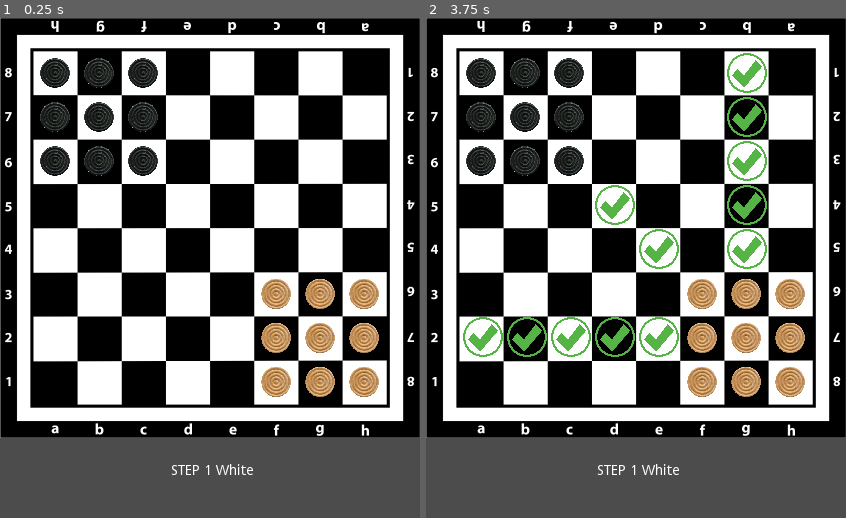
Above: before the commit, frames 1-2 (left to right).
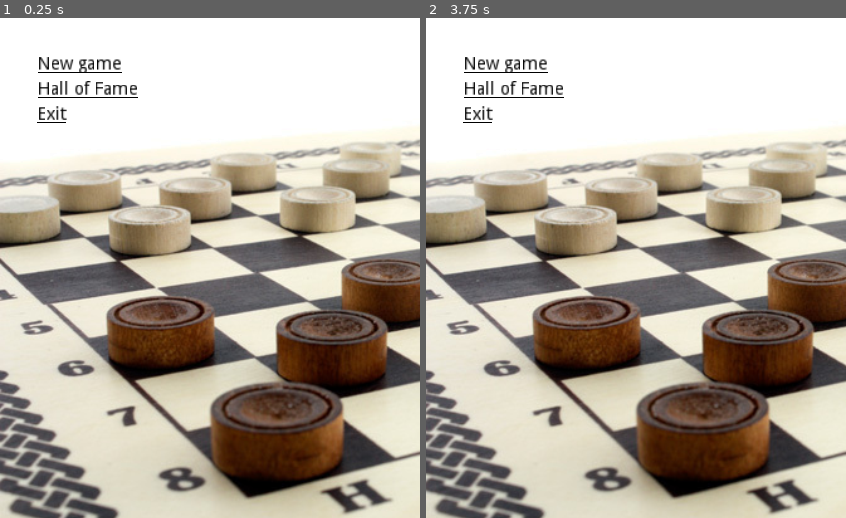
Above: after the commit, the same moments.

Repository: kak-6bl-He-Tak/corners
Game: Godot game, scene res://menu.tscn
Two runs of this game, one before a commit and one after it. Both use one fixed random seed, a clock stepped at 60 frames per second and the inputs below. Before the commit the project starts from res://test.tscn.
Inputs (mouse positions are in pixels of both pictures, inside the frame that each line leads up to):
- Up to frame 1 (0.25 s): no input
- Up to frame 2 (3.75 s): tap Enter at 0.5, 2, 3.5 s; move the mouse to (728, 243) at 0.52 s; click (728, 243) at 0.6 s; tap Space at 1.25, 2.75 s; move the mouse to (552, 293) at 1.27 s; click (552, 293) at 1.35 s; move the mouse to (678, 158) at 2.02 s; click (678, 158) at 2.1 s; move the mouse to (615, 368) at 2.77 s; click (615, 368) at 2.85 s; move the mouse to (762, 343) at 3.52 s; click (762, 343) at 3.6 s

The runs differ from the first frame. In frame 1, 86% of the frame differs, in the area x 0-100%, y 0-100%; in frame 2, 86%.

Commit message:
menu, work with files

Diff:
--- /dev/null
+++ b/Global.gd
@@ -0,0 +1,5 @@
+extends Node
+
+var records
+var steps
+var path = "user://records.dat"
--- a/test.gd
+++ b/game.gd
@@ -1,8 +1,5 @@
 extends Node2D
 
-# Declare member variables here. Examples:
-# var a = 2
-# var b = "text"
 
 var k = 32 # corection
 var Black = preload("res://black.tscn")
@@ -31,7 +28,7 @@
 		var y = int (mouse.y)
 		var last_x = pick.x
 		var last_y = pick.y
-		var on_board = (x >= 0 && x <= 8) && (y >= 0 && y <= 8) #координата мыши в пределах доски
+		var on_board = (x >= 0 && x <= 7) && (y >= 0 && y <= 7) #координата мыши в пределах доски
 		if (on_board && (board[y][x] == 1 || board[y][x] == 2)) :
 			if pick.checker == board[y][x] || !pick.checker :
 				if (board[y][x] == 1 && ! a) || (board[y][x] == 2 && a) :
@@ -69,14 +66,15 @@
 		set_checkers()
 		add_child(message)
 		get_node("button").position.y = 0
+		Global.steps = STEP
 	pass
 
 func new_game() : # начальные данные игры
 	board = [
-		[1,1,1,0,0,0,0,0],
-		[1,1,1,0,0,0,0,0],
-		[1,1,1,0,0,0,0,0],
-		[0,0,0,0,0,0,0,0],
+		[2,2,2,0,0,0,0,0],
+		[2,2,2,0,0,0,0,0],
+		[0,2,2,0,0,0,0,0],
+		[2,0,0,0,0,0,0,0],
 		[0,0,0,0,0,0,0,0],
 		[0,0,0,0,0,2,2,2],
 		[0,0,0,0,0,2,2,2],
@@ -212,7 +210,7 @@
 	var x
 	var y = 0
 	var checker
-	var i = 2
+	var i = 3
 
 	checker = get_children()
 	while i < checker.size() :
@@ -264,3 +262,13 @@
 func _on_button_button_down():
 	new_game()
 	pass # Replace with function body.
+
+
+func _on_menu_button_down():
+	get_tree().change_scene("res://menu.tscn")
+	pass # Replace with function body.
+
+
+func _on_Button_button_down():
+	get_tree().change_scene("res://save.tscn")
+	pass # Replace with function body.
--- a/test.tscn
+++ b/game.tscn
@@ -1,11 +1,11 @@
 [gd_scene load_steps=5 format=2]
 
-[ext_resource path="res://test.gd" type="Script" id=1]
+[ext_resource path="res://game.gd" type="Script" id=1]
 [ext_resource path="res://шахматная-доска-png-.png" type="Texture" id=2]
 [ext_resource path="res://new_game.tscn" type="PackedScene" id=3]
 [ext_resource path="res://new_game.gd" type="Script" id=4]
 
-[node name="test" type="Node2D"]
+[node name="game" type="Node2D"]
 script = ExtResource( 1 )
 
 [node name="Sprite" type="Sprite" parent="."]
@@ -21,4 +21,20 @@
 margin_right = 270.0
 margin_bottom = 494.0
 script = ExtResource( 4 )
+
+[node name="Button" type="Button" parent="button"]
+margin_left = 142.42
+margin_top = 421.358
+margin_right = 273.42
+margin_bottom = 441.358
+text = "To the hall of fame"
+
+[node name="menu" type="Button" parent="."]
+margin_left = 7.0
+margin_top = 474.0
+margin_right = 55.0
+margin_bottom = 494.0
+text = "Menu"
 [connection signal="button_down" from="button/button" to="." method="_on_button_button_down"]
+[connection signal="button_down" from="button/Button" to="." method="_on_Button_button_down"]
+[connection signal="button_down" from="menu" to="." method="_on_menu_button_down"]
--- /dev/null
+++ b/hall_of_fame.gd
@@ -0,0 +1,18 @@
+extends Node2D
+
+# Declare member variables here. Examples:
+# var a = 2
+# var b = "text"
+
+# Called when the node enters the scene tree for the first time.
+func _ready():
+	pass # Replace with function body.
+
+# Called every frame. 'delta' is the elapsed time since the previous frame.
+#func _process(delta):
+#	pass
+
+
+func _on_Button_button_down():
+	get_tree().change_scene("res://menu.tscn")
+	pass # Replace with function body.
--- /dev/null
+++ b/hall_of_fame.tscn
@@ -0,0 +1,18 @@
+[gd_scene load_steps=2 format=2]
+
+[ext_resource path="res://hall_of_fame.gd" type="Script" id=1]
+
+[node name="hall_of_fame" type="Node2D"]
+script = ExtResource( 1 )
+
+[node name="Label" type="Label" parent="."]
+margin_right = 420.0
+margin_bottom = 500.0
+
+[node name="Button" type="Button" parent="Label"]
+margin_left = 325.132
+margin_top = 475.493
+margin_right = 416.132
+margin_bottom = 495.493
+text = "Menu"
+[connection signal="button_down" from="Label/Button" to="." method="_on_Button_button_down"]
--- /dev/null
+++ b/menu.gd
@@ -0,0 +1,26 @@
+extends Node2D
+
+# Declare member variables here. Examples:
+# var a = 2
+# var b = "text"
+
+# Called when the node enters the scene tree for the first time.
+func _ready():
+	pass # Replace with function body.
+
+
+
+
+func _on_new_game_button_down():
+	get_tree().change_scene("res://game.tscn")
+	pass # Replace with function "res://game.tscn"body.
+
+
+func _on_hall_of_fame_button_down():
+	get_tree().change_scene("res://hall_of_fame.tscn")
+	pass # Replace with function body.
+
+
+func _on_exit_button_down():
+	get_tree().quit()
+	pass # Replace with function body.
--- /dev/null
+++ b/menu.tscn
@@ -0,0 +1,43 @@
+[gd_scene load_steps=3 format=2]
+
+[ext_resource path="res://menu.gd" type="Script" id=1]
+[ext_resource path="res://3543-2.jpg" type="Texture" id=2]
+
+[node name="menu" type="Node2D"]
+script = ExtResource( 1 )
+
+[node name="back" type="Sprite" parent="."]
+scale = Vector2( 1.2575, 1.2575 )
+texture = ExtResource( 2 )
+centered = false
+
+[node name="new_game" type="LinkButton" parent="back"]
+modulate = Color( 0, 0, 0, 1 )
+self_modulate = Color( 0, 0, 0, 1 )
+margin_left = 30.0
+margin_top = 30.0
+margin_right = 93.2367
+margin_bottom = 32.4657
+custom_colors/font_color_hover = Color( 0, 0, 0, 1 )
+text = "New game"
+
+[node name="hall_of_fame" type="LinkButton" parent="back"]
+modulate = Color( 0, 0, 0, 1 )
+self_modulate = Color( 0, 0, 0, 1 )
+margin_left = 30.3099
+margin_top = 50.0
+margin_right = 110.31
+margin_bottom = 64.0
+text = "Hall of Fame"
+
+[node name="exit" type="LinkButton" parent="back"]
+modulate = Color( 0, 0, 0, 1 )
+self_modulate = Color( 0, 0, 0, 1 )
+margin_left = 30.0
+margin_top = 70.0
+margin_right = 67.7511
+margin_bottom = 85.5706
+text = "Exit"
+[connection signal="button_down" from="back/new_game" to="." method="_on_new_game_button_down"]
+[connection signal="button_down" from="back/hall_of_fame" to="." method="_on_hall_of_fame_button_down"]
+[connection signal="button_down" from="back/exit" to="." method="_on_exit_button_down"]
--- a/project.godot
+++ b/project.godot
@@ -16,8 +16,12 @@
 [application]
 
 config/name="corners"
-run/main_scene="res://test.tscn"
+run/main_scene="res://menu.tscn"
 config/icon="res://icon.png"
+
+[autoload]
+
+Global="*res://Global.gd"
 
 [display]
 
--- /dev/null
+++ b/save.gd
@@ -0,0 +1,26 @@
+extends Node2D
+
+var file = File.new()
+
+
+func _on_Button_button_down():
+	var a
+	file.open(Global.path, File.READ)
+	a = file.get_csv_line()
+	file.close()
+	a.resize(a.size() + 1)
+	a[a.size() - 1] =  $LineEdit.text + ' - ' + str(1)
+
+	for o in a :
+		print(a[0], o)
+	file.open(Global.path, File.WRITE)
+	file.store_csv_line(a)
+	file.close()
+
+
+	file.open(Global.path, File.READ)
+	a = file.get_csv_line()
+	file.close()
+
+
+	pass # Replace with function body.
--- /dev/null
+++ b/save.tscn
@@ -0,0 +1,35 @@
+[gd_scene load_steps=3 format=2]
+
+[ext_resource path="res://save.gd" type="Script" id=1]
+[ext_resource path="res://3543-2.jpg" type="Texture" id=2]
+
+[node name="save" type="Node2D"]
+script = ExtResource( 1 )
+
+[node name="back" type="Sprite" parent="."]
+scale = Vector2( 1.02583, 1.2506 )
+texture = ExtResource( 2 )
+centered = false
+
+[node name="Label" type="Label" parent="."]
+modulate = Color( 0, 0, 0, 1 )
+self_modulate = Color( 0, 0, 0, 1 )
+margin_left = 63.5905
+margin_top = 24.3898
+margin_right = 123.59
+margin_bottom = 45.3898
+text = "Name"
+
+[node name="Button" type="Button" parent="."]
+margin_left = 168.831
+margin_top = 62.0945
+margin_right = 253.831
+margin_bottom = 82.0945
+text = "Save"
+
+[node name="LineEdit" type="LineEdit" parent="."]
+margin_left = 130.0
+margin_top = 20.0
+margin_right = 302.0
+margin_bottom = 44.0
+[connection signal="button_down" from="Button" to="." method="_on_Button_button_down"]
Binary file added: 3543-2.jpg
Not shown, added: 3543-2.jpg.import
Not shown, added: save.txt
Not shown, added: .DS_Store
